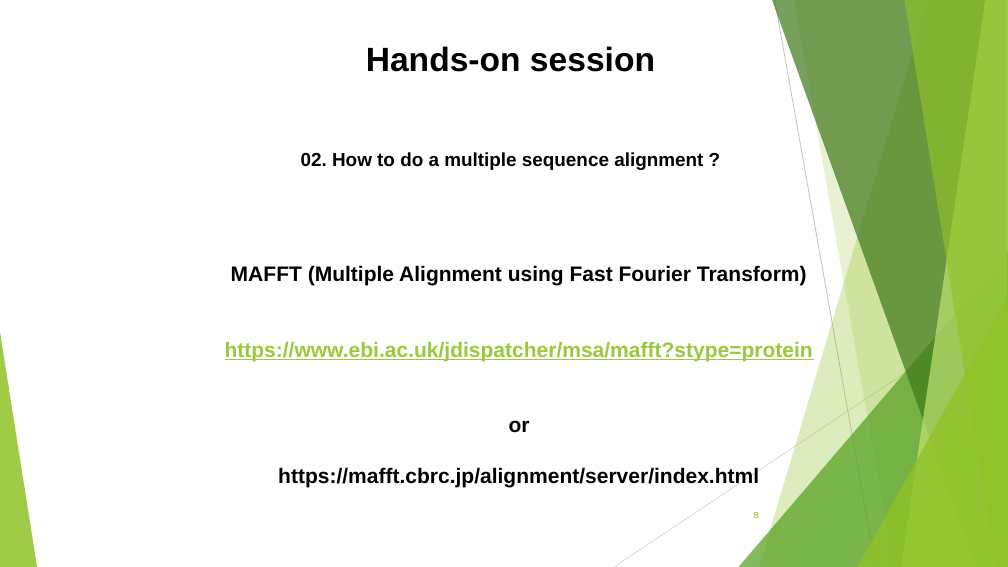
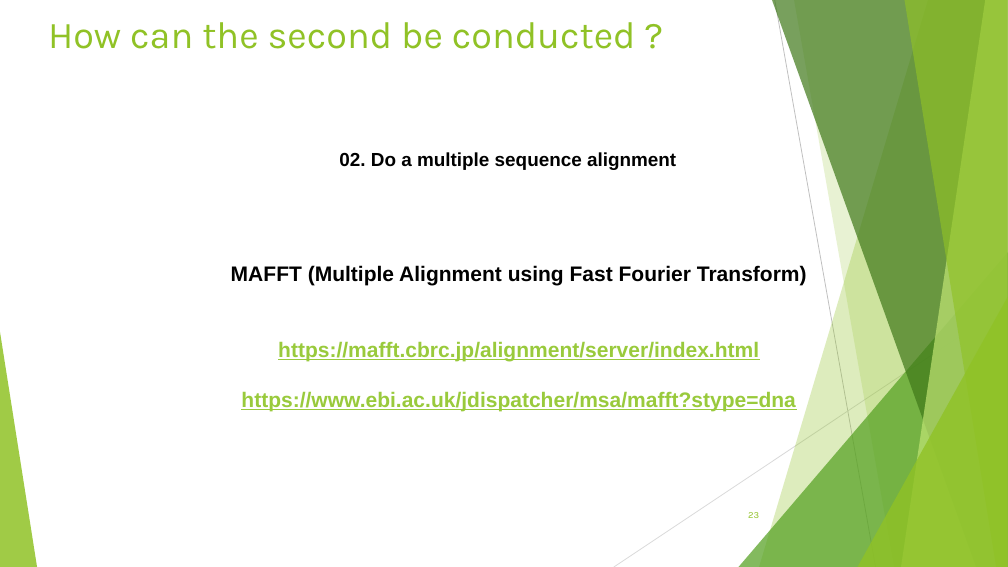
Before and after one commit to Yedomon/GBioS_Training_Genomics_Plant_Breeding_2024, a slide deck: slide 23 of Section04/004.pptx (slide 8 before the commit). Drawn at 1008x567 pixels with LibreOffice and Linux fonts; fonts in the diff are those of the drawing. Boxes give left, top, right and bottom in pixels: in the first picture for what was removed or moved away, otherwise in the second. Text is boxed around its words. In the diff, an @@ line names an element or a change of style, - is before the commit and + after.

```diff
--- a/Section04/004.pptx
+++ b/Section04/004.pptx
@@ title added at (x1=48, y1=22, x2=636, y2=49), 36 pt, text #90C226 @@
+How can the second be conducted ?
@@ text removed at (x1=366, y1=46, x2=655, y2=72) @@
-Hands-on session
@@ text at (x1=339, y1=152, x2=676, y2=170): text changed @@
-02. How to do a multiple sequence alignment ?
+02. Do a multiple sequence alignment
@@ text at (x1=225, y1=341, x2=813, y2=433): paragraphs removed @@
-https://www.ebi.ac.uk/jdispatcher/msa/mafft?stype=protein
-or
@@ text at (x1=278, y1=341, x2=759, y2=361): text colour #000000 to #99CA3C, underline on in "https://mafft.cbrc.jp/alignment/server/index.html" @@
@@ text at (x1=241, y1=391, x2=795, y2=412): paragraph added @@
+https://www.ebi.ac.uk/jdispatcher/msa/mafft?stype=dna
@@ page number at (x1=748, y1=512, x2=759, y2=518): text changed @@
-8
+23
```
Also in this commit, not shown: 12 other slides changed, 16 slides added.
